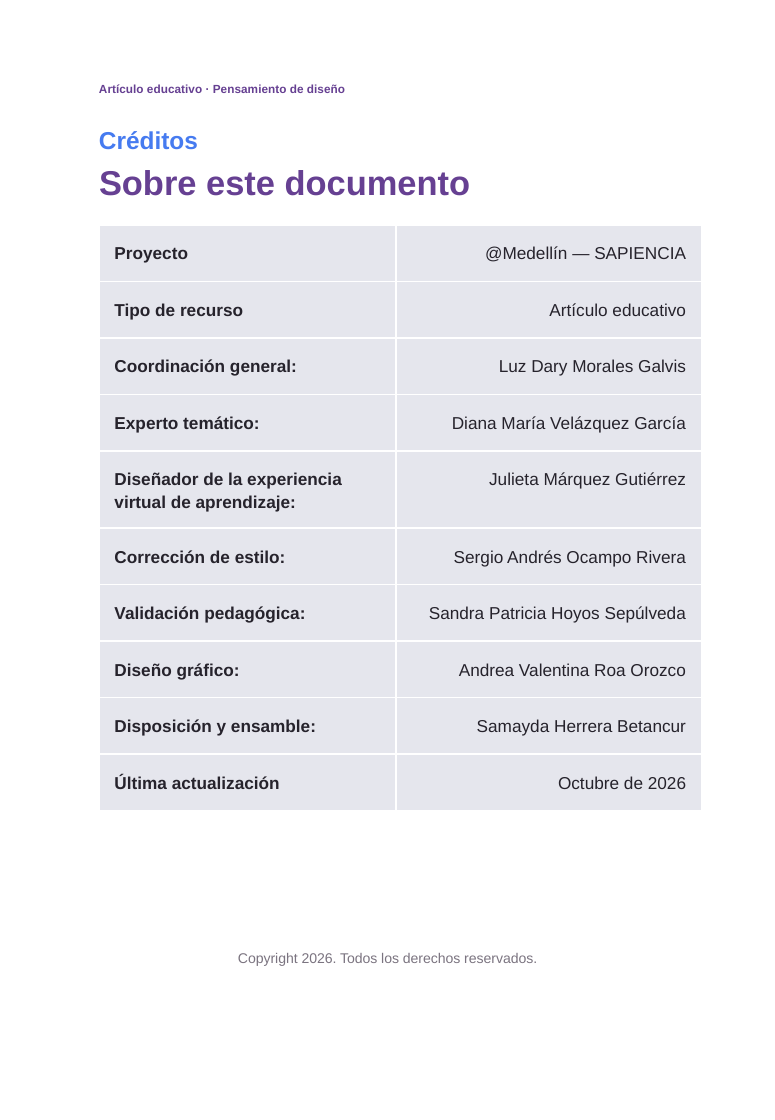
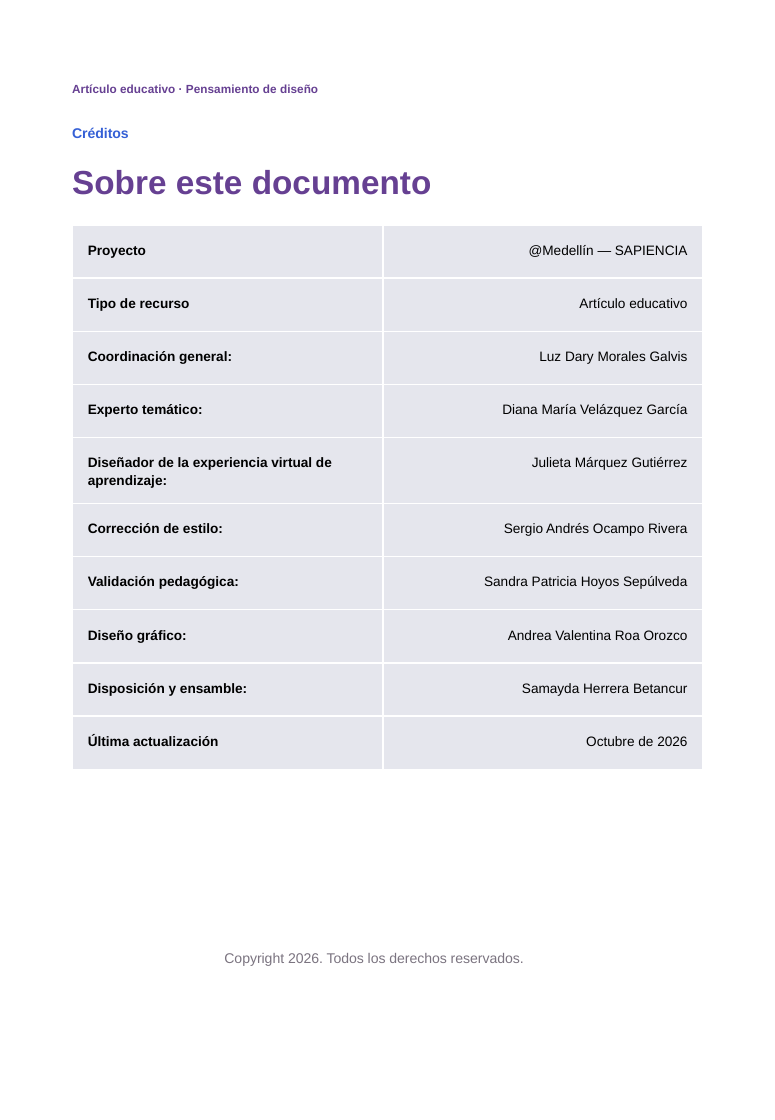
Before and after one commit to candyxlab/workclass, a slide deck: slide 15 of entregas/curso4_modulo2/C4_M2_02_Articulo_Aprender_antes_de_decidir_con_creditos.pptx (slide 13 before the commit). Drawn at 775x1120 pixels with LibreOffice and Linux fonts; fonts in the diff are those of the drawing; background and template pictures are left out. Boxes give left, top, right and bottom in pixels: in the first picture for what was removed or moved away, otherwise in the second. Text is boxed around its words. In the diff, an @@ line names an element or a change of style, - is before the commit and + after.

```diff
--- a/entregas/curso4_modulo2/C4_M2_02_Articulo_Aprender_antes_de_decidir_con_creditos.pptx
+++ b/entregas/curso4_modulo2/C4_M2_02_Articulo_Aprender_antes_de_decidir_con_creditos.pptx
@@ text "Artículo educativo · Pensamiento de ...": place and size @@
-text "Artículo educativo · Pensamiento de ..." at bbox=[99, 84, 345, 93]
+text "Artículo educativo · Pensamiento de ..." at bbox=[72, 84, 318, 93]
@@ text "Créditos": place and size @@
-text "Créditos" at bbox=[99, 131, 198, 149]
+text "Créditos" at bbox=[72, 127, 129, 138]
@@ text "Créditos" at bbox=[72, 127, 129, 138]: size 17 to 9.8 pt, text colour #467BF0 to #3560D6 @@
@@ text "Sobre este documento": place and size @@
-text "Sobre este documento" at bbox=[99, 170, 471, 196]
+text "Sobre este documento" at bbox=[72, 170, 432, 195]
@@ text "Sobre este documento" at bbox=[72, 170, 432, 195]: size 24 to 23.2 pt @@
@@ table at bbox=[72, 225, 704, 756] @@
@@ size 12 to 9.5 pt, text colour #26232C to #000000 @@
@@ line spacing 1.21 to 1.15 @@
@@ table: place and size @@
-table at bbox=[99, 225, 702, 793]
+table at bbox=[72, 225, 704, 756]
@@ text "Copyright 2026. Todos los derechos ...": place and size @@
-text "Copyright 2026. Todos los derechos ..." at bbox=[238, 953, 537, 966]
+text "Copyright 2026. Todos los derechos ..." at bbox=[224, 953, 524, 966]
```
Also in this commit, not shown: 12 other slides changed, 2 slides added, 1 other file.
